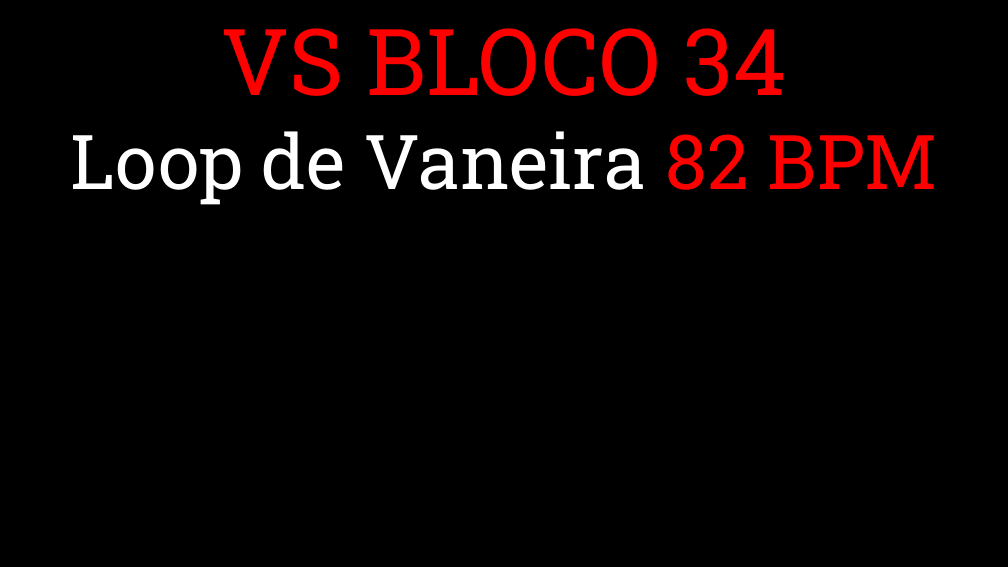
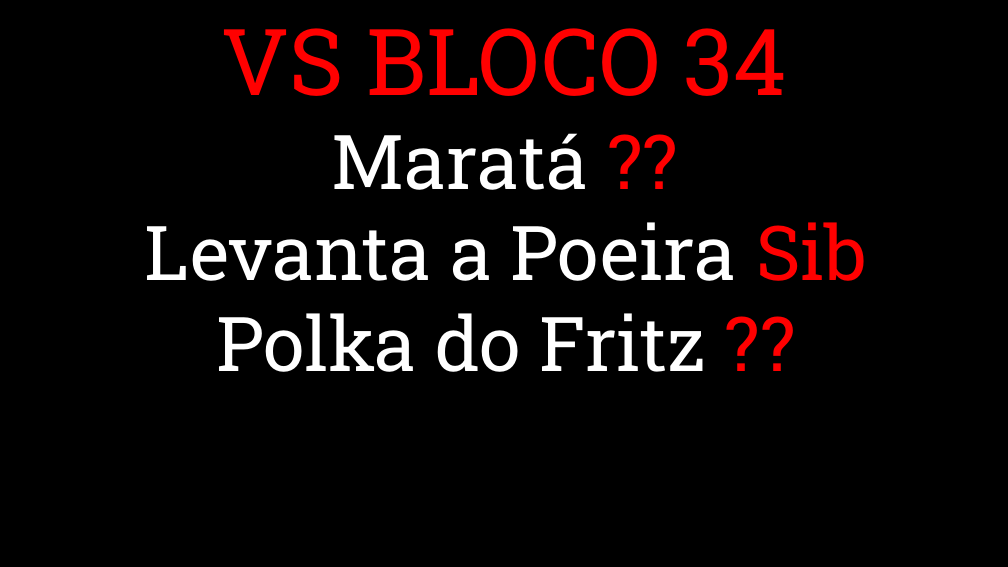
Before and after one commit to ArthurPiratuba/vs-rota, a slide deck: slide 97 of REPERTÓRIO/Repertório Rota do Chopp - COMPLETO.pptx. Drawn at 1008x567 pixels with LibreOffice and Linux fonts; fonts in the diff are those of the drawing; background and template pictures are left out. Boxes give left, top, right and bottom in pixels: in the first picture for what was removed or moved away, otherwise in the second. Text is boxed around its words. In the diff, an @@ line names an element or a change of style, - is before the commit and + after.

```diff
--- a/REPERTÓRIO/Repertório Rota do Chopp - COMPLETO.pptx
+++ b/REPERTÓRIO/Repertório Rota do Chopp - COMPLETO.pptx
@@ text at bbox=[145, 133, 867, 372]: text changed @@
-Loop de Vaneira 82 BPM
+Maratá ??
+Levanta a Poeira Sib
+Polka do Fritz ??
```
Also in this commit, not shown: 1 other slide changed, 9 slides removed, 58 other files.
